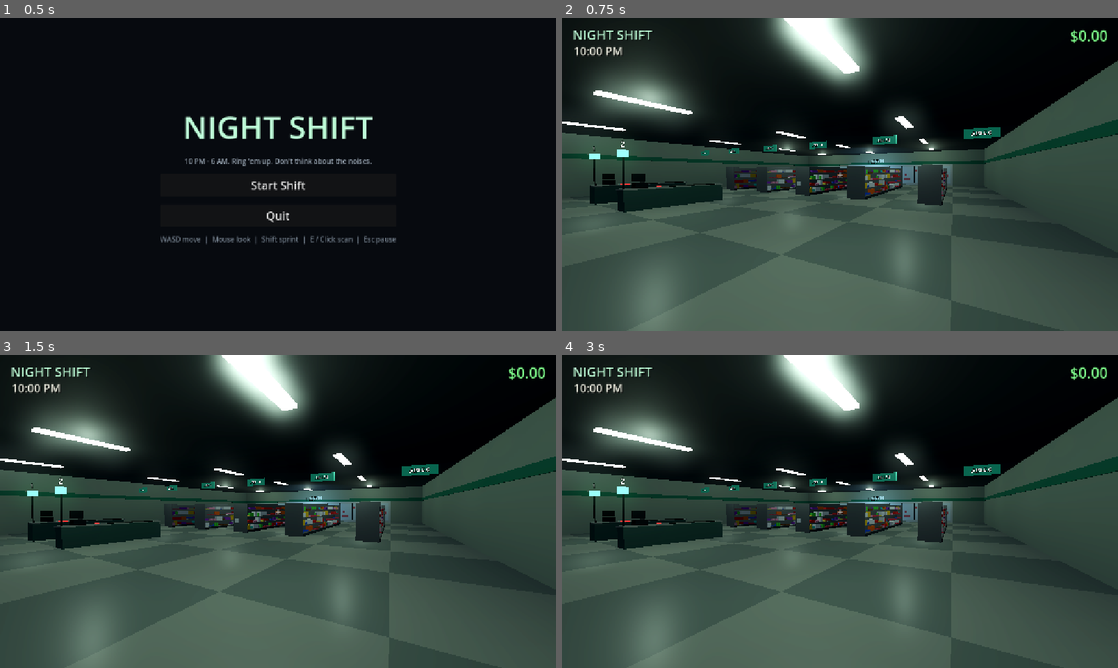
Above: before the commit, frames 1-4 (two rows, left to right).
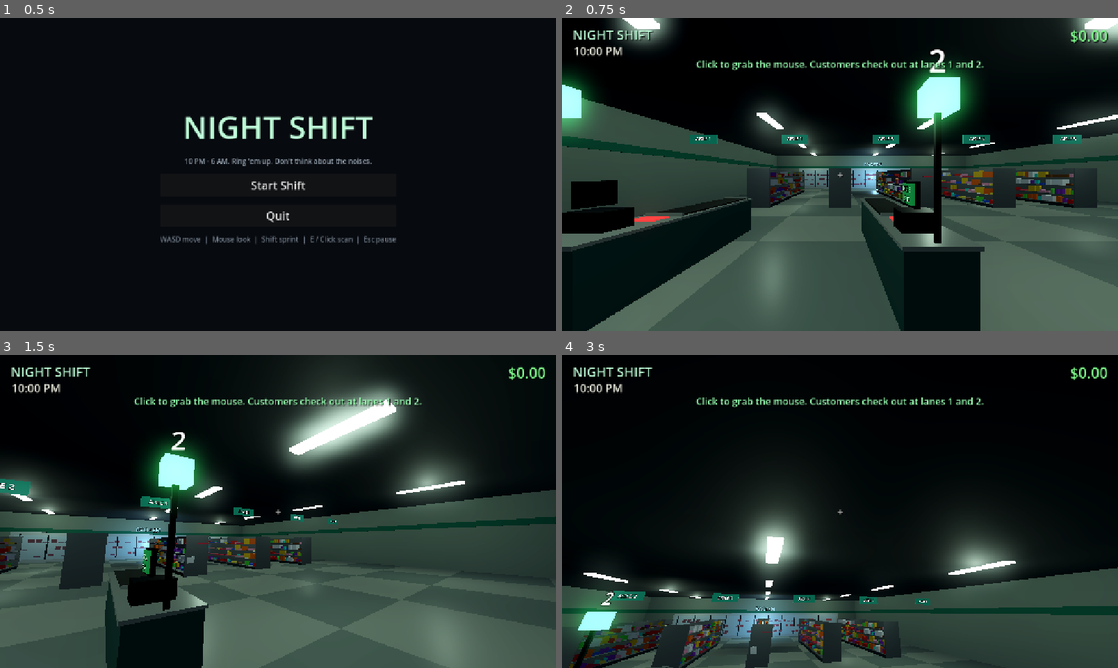
Above: after the commit, the same moments.

Repository: Coleslaw510/night-shift
Game: Godot game, scene res://scenes/menu.tscn
Two runs of this game, one before a commit and one after it. Both use one fixed random seed, a clock stepped at 60 frames per second and the inputs below.
Inputs (mouse positions are in pixels of both pictures, inside the frame that each line leads up to):
- Up to frame 1 (0.5 s): no input
- Up to frame 2 (0.75 s): click "Start Shift" at 0.5 s
- Up to frame 3 (1.5 s): tap Enter at 1.25 s; move the mouse to (400, 495) at 1.27 s; hold D (move_right) from 1.28 s (still down); hold E (interact) from 1.28 s (still down)
- Up to frame 4 (3 s): tap Space (jump) at 1.52, 1.82, 2.27, 2.3, 2.57, 2.85 s; tap Shift (sprint) at 1.55, 2.1 s; tap Enter at 2, 2.75 s; move the mouse to (728, 527) at 2.02 s; release D (move_right) at 2.03 s; release E (interact) at 2.03 s; hold S (move_back) 2.03-2.78 s; move the mouse to (895, 442) at 2.77 s; hold D (move_right) from 2.78 s (still down); hold E (interact) from 2.78 s (still down)

Frame 1 is identical in both runs. In frame 2, 56% of the frame differs, in the area x 0-100%, y 0-100%; in frame 3, 49%; in frame 4, 58%.

Commit message:
(c) First-person player, interact ray, pause [skip ci]

Diff:
--- a/scripts/game.gd
+++ b/scripts/game.gd
@@ -3,18 +3,29 @@
 
 var store := {}
 var hud: CanvasLayer
+var player: CharacterBody3D
+var shift_over := false
 
 func _ready() -> void:
+	process_mode = Node.PROCESS_MODE_ALWAYS
 	store = StoreBuilder.build(self)
 	hud = preload("res://scripts/hud.gd").new()
 	add_child(hud)
-	var cam := Camera3D.new()
-	cam.position = Vector3(9, 1.7, 12)
-	add_child(cam)
-	cam.look_at(Vector3(-2, 1.2, -8))
-	cam.current = true
+	hud.process_mode = Node.PROCESS_MODE_ALWAYS
+	hud.resume_pressed.connect(func(): set_paused(false))
+	hud.menu_pressed.connect(_to_menu)
+	player = preload("res://scripts/player.gd").new()
+	player.name = "Player"
+	player.position = Vector3(-4.0, 0.05, 11.0)
+	player.process_mode = Node.PROCESS_MODE_PAUSABLE
+	add_child(player)
+	player.prompt_changed.connect(hud.set_prompt)
+	Input.mouse_mode = Input.MOUSE_MODE_CAPTURED
+	hud.toast("Click to grab the mouse. Customers check out at lanes 1 and 2.", 5.0)
 
 func _process(_delta: float) -> void:
+	if get_tree().paused:
+		return
 	_flicker()
 
 func _flicker() -> void:
@@ -27,3 +38,16 @@
 		l.visible = on
 		var f: MeshInstance3D = l.get_meta("fixture")
 		f.visible = on
+
+func _unhandled_input(event: InputEvent) -> void:
+	if event.is_action_pressed("ui_cancel") and not shift_over:
+		set_paused(not get_tree().paused)
+
+func set_paused(on: bool) -> void:
+	get_tree().paused = on
+	hud.show_pause(on)
+	Input.mouse_mode = Input.MOUSE_MODE_VISIBLE if on else Input.MOUSE_MODE_CAPTURED
+
+func _to_menu() -> void:
+	get_tree().paused = false
+	get_tree().change_scene_to_file("res://scenes/menu.tscn")
--- /dev/null
+++ b/scripts/player.gd
@@ -0,0 +1,85 @@
+extends CharacterBody3D
+## First-person controller: WASD, mouse look, Shift sprint, Space jump, E/click interact.
+## Interactables: any collider (or its parent) with `interact(player)` and `get_prompt()`.
+
+signal prompt_changed(text: String)
+
+const WALK := 3.2
+const SPRINT := 5.6
+const JUMP := 4.2
+const REACH := 3.0
+var mouse_sens := 0.0025
+var gravity: float = ProjectSettings.get_setting("physics/3d/default_gravity", 9.8)
+var cam: Camera3D
+var ray: RayCast3D
+var _last_prompt := ""
+var controls_enabled := true
+
+func _ready() -> void:
+	var cs := CollisionShape3D.new()
+	var cap := CapsuleShape3D.new()
+	cap.radius = 0.3
+	cap.height = 1.75
+	cs.shape = cap
+	cs.position.y = 0.875
+	add_child(cs)
+	cam = Camera3D.new()
+	cam.position.y = 1.62
+	cam.fov = 75
+	add_child(cam)
+	cam.current = true
+	ray = RayCast3D.new()
+	ray.target_position = Vector3(0, 0, -REACH)
+	ray.collide_with_areas = true
+	ray.add_exception(self)
+	cam.add_child(ray)
+
+func _unhandled_input(event: InputEvent) -> void:
+	if not controls_enabled:
+		return
+	if event is InputEventMouseMotion and Input.mouse_mode == Input.MOUSE_MODE_CAPTURED:
+		rotate_y(-event.relative.x * mouse_sens)
+		cam.rotate_x(-event.relative.y * mouse_sens)
+		cam.rotation.x = clamp(cam.rotation.x, -1.45, 1.45)
+	elif event.is_action_pressed("interact"):
+		if Input.mouse_mode != Input.MOUSE_MODE_CAPTURED:
+			Input.mouse_mode = Input.MOUSE_MODE_CAPTURED
+			return
+		var t := _target()
+		if t:
+			t.interact(self)
+
+func _target() -> Node:
+	if not ray.is_colliding():
+		return null
+	var n: Node = ray.get_collider()
+	while n and not n.has_method("interact"):
+		n = n.get_parent()
+		if n is Viewport:
+			return null
+	return n
+
+func _physics_process(delta: float) -> void:
+	if not is_on_floor():
+		velocity.y -= gravity * delta
+	var dir := Vector3.ZERO
+	if controls_enabled:
+		var inp := Input.get_vector("move_left", "move_right", "move_forward", "move_back")
+		dir = (transform.basis * Vector3(inp.x, 0, inp.y)).normalized()
+		if Input.is_action_just_pressed("jump") and is_on_floor():
+			velocity.y = JUMP
+	var spd := SPRINT if Input.is_action_pressed("sprint") else WALK
+	velocity.x = move_toward(velocity.x, dir.x * spd, 40 * delta)
+	velocity.z = move_toward(velocity.z, dir.z * spd, 40 * delta)
+	move_and_slide()
+	# Head bob, subtle.
+	var hs := Vector2(velocity.x, velocity.z).length()
+	cam.position.y = 1.62 + (sin(Time.get_ticks_msec() * 0.012 * (spd / WALK)) * 0.03 if hs > 0.5 and is_on_floor() else 0.0)
+	# Prompt
+	var p := ""
+	var t := _target()
+	if t and t.has_method("get_prompt"):
+		p = t.get_prompt()
+	if p != _last_prompt:
+		_last_prompt = p
+		prompt_changed.emit(p)
Not shown, changed: HANDOFF.md
Not shown, changed: PROGRESS.md
